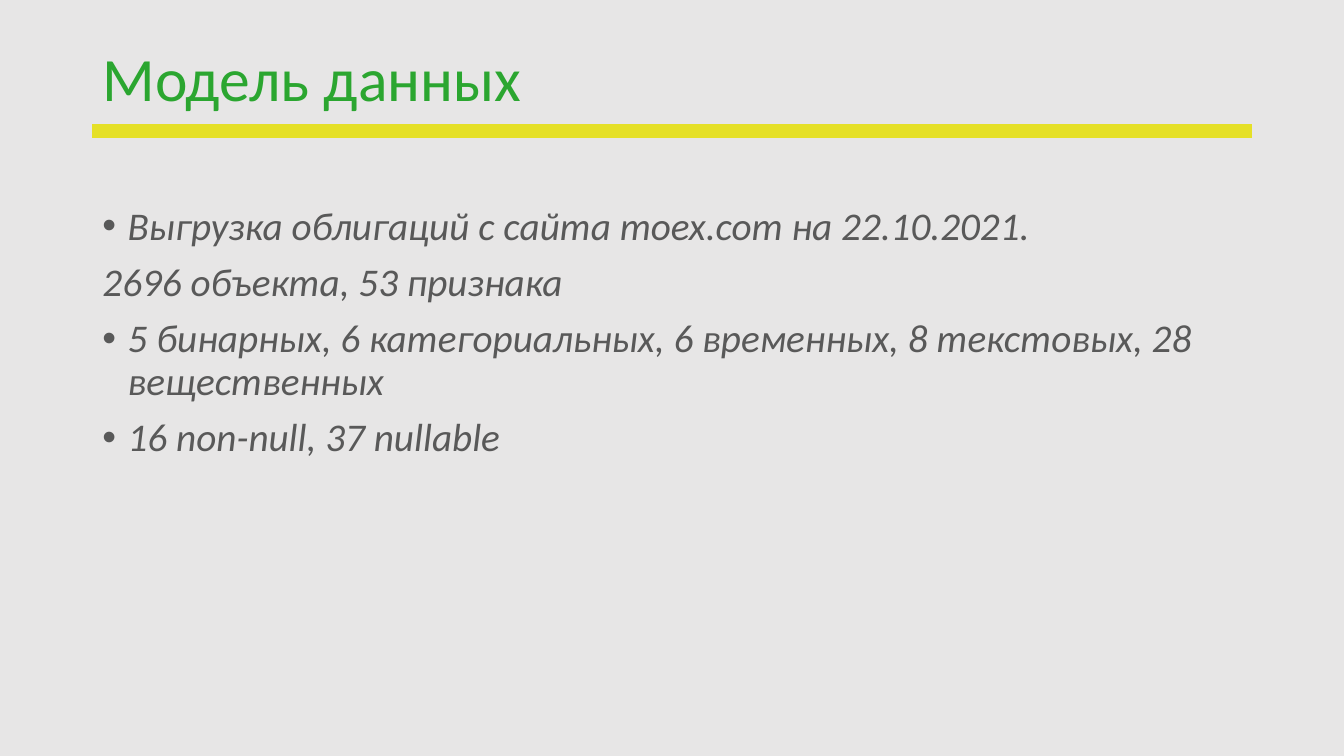
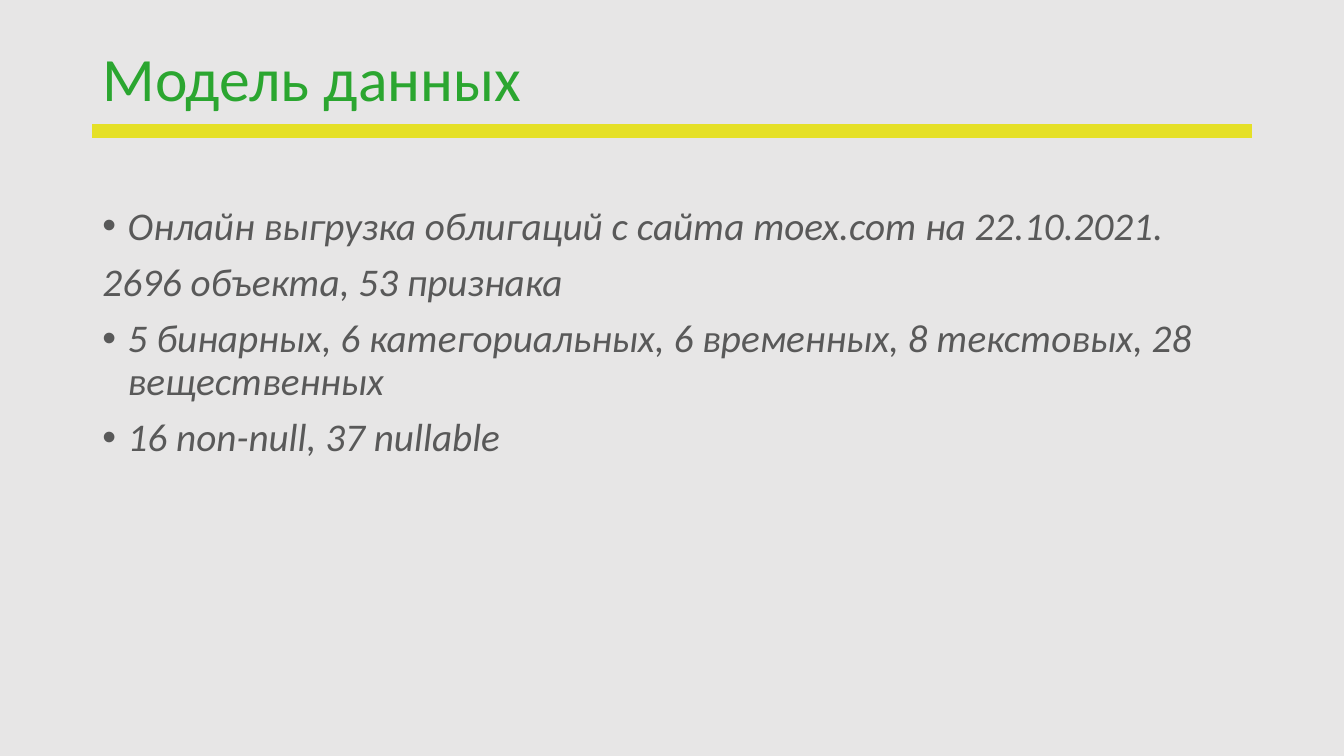
Before and after one commit to buxkirill/reboot_DA, a slide deck: slide 4 of final_project/ПЕРЕЗАПУСК_Защита проекта.pptx. Drawn at 1344x756 pixels with LibreOffice and Linux fonts; fonts in the diff are those of the drawing; background and template pictures are left out. Boxes give left, top, right and bottom in pixels: in the first picture for what was removed or moved away, otherwise in the second. Text is boxed around its words. In the diff, an @@ line names an element or a change of style, - is before the commit and + after.

```diff
--- a/final_project/ПЕРЕЗАПУСК_Защита проекта.pptx
+++ b/final_project/ПЕРЕЗАПУСК_Защита проекта.pptx
@@ text at (128, 213, 1163, 247): text changed @@
-• Выгрузка облигаций с сайта moex.com на 22.10.2021.
+• Онлайн выгрузка облигаций с сайта moex.com на 22.10.2021.
```
Also in this commit, not shown: 1 other slide changed.
